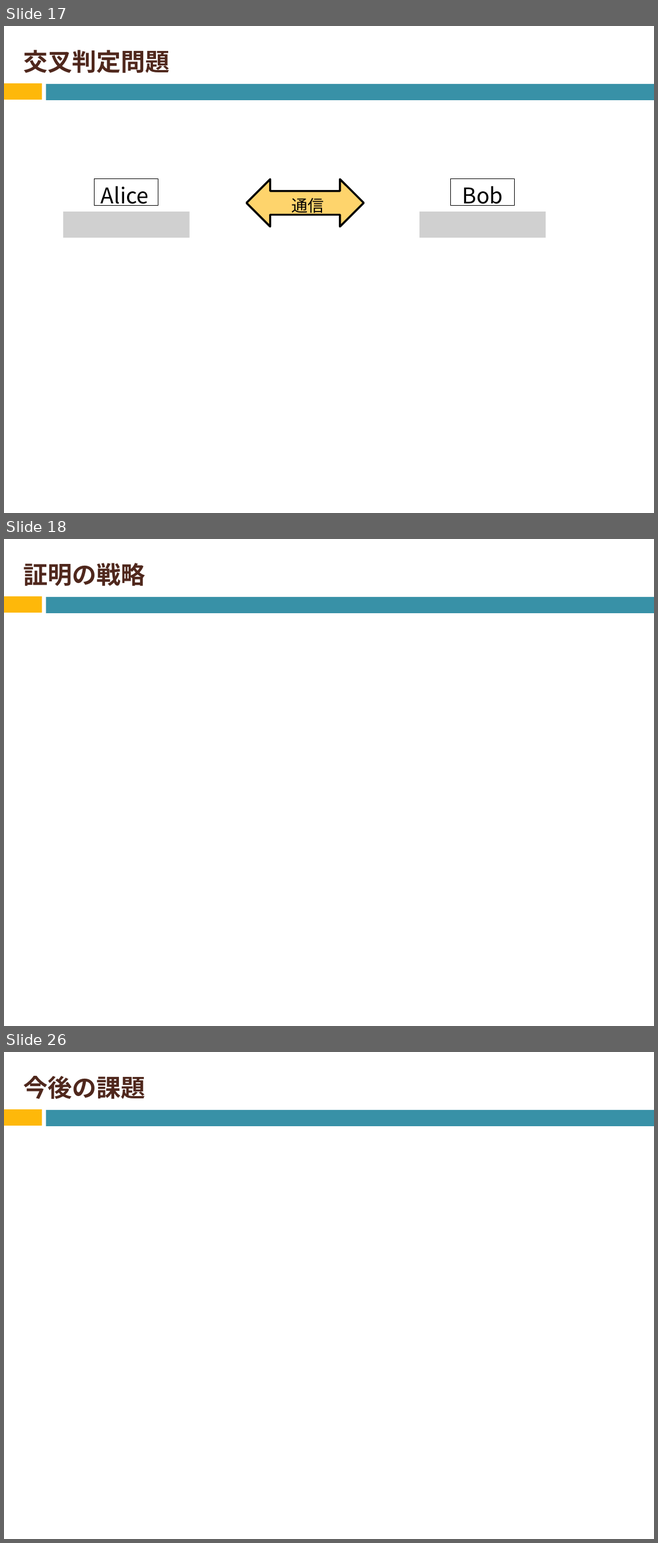
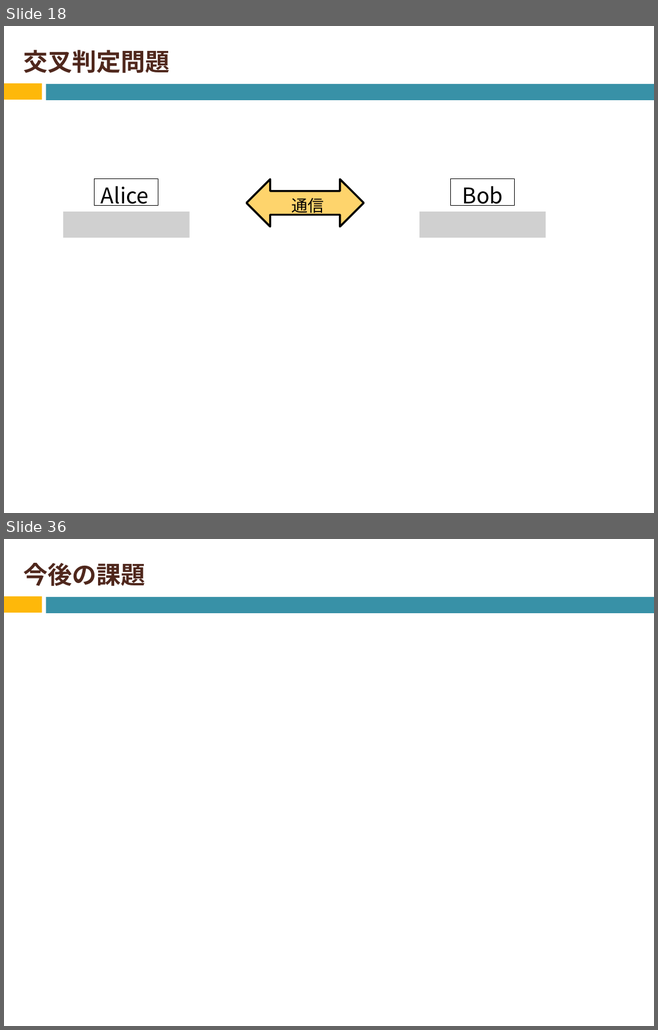
Before and after one commit to Izulabo-nitech/Distributed_Complexity_of_k-Maximal_Independent_Set_Verification, a slide deck: chukan/chukan2020_sato.pptx. Shown one above the other, each under a label of ours: slides 17, 18 and 26 before the commit, slides 18 and 36 after it; the slides between them are not shown. The pictures are 658x1543 and 658x1030 pixels, drawn with LibreOffice and Linux fonts; fonts in the diff are those of the drawing; grey boxes stand for pictures. Boxes give left, top, right and bottom in pixels: in the first picture for what was removed or moved away, otherwise in the second. Text is boxed around its words. In the diff, an @@ line names an element or a change of style, - is before the commit and + after.

```diff
--- a/chukan/chukan2020_sato.pptx
+++ b/chukan/chukan2020_sato.pptx
@@ slide 18 removed at (4, 539, 654, 1026), background #FFFFFF; not listed: 2 template elements that a slide beside it also shows @@
@@ title removed at (23, 563, 145, 586) @@
-証明の戦略
@@ what was slide 17 is now slide 18 @@
@@ what was slide 26 is now slide 36 @@
```
Also in this commit, not shown: 9 slides changed, 12 slides added, 3 other slides removed.
